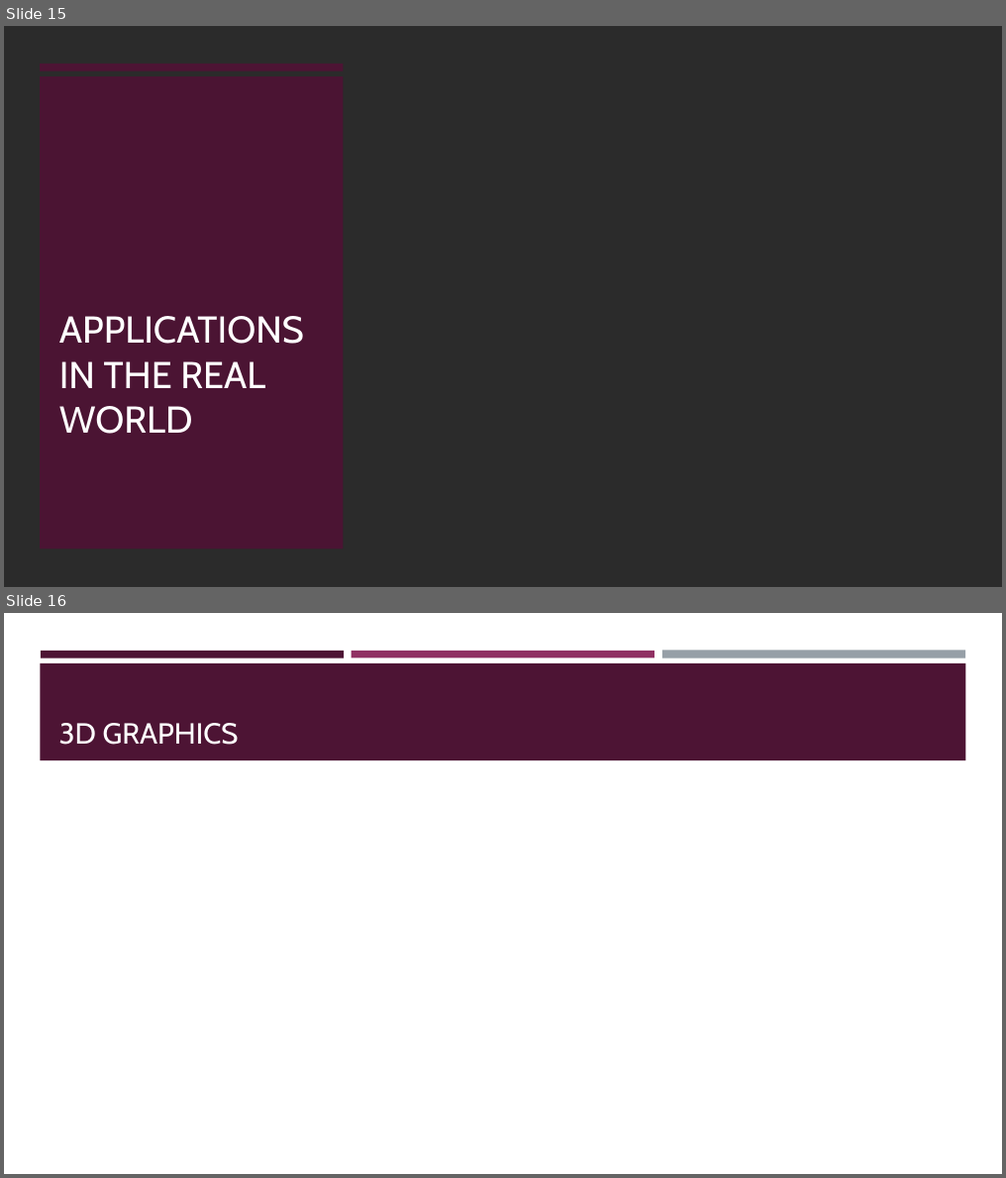
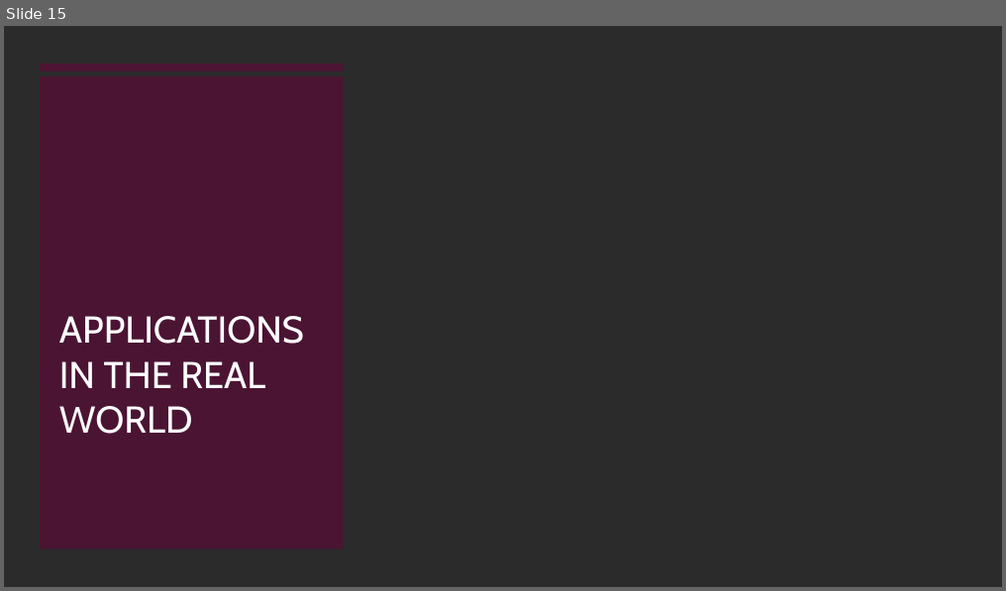
Before and after one commit to eoiniritium/jateb-course-work, a slide deck: presentation.pptx. Shown one above the other, each under a label of ours: slides 15 and 16 before the commit, slide 15 after it. The pictures are 1006x1178 and 1006x591 pixels, drawn with LibreOffice and Linux fonts; fonts in the diff are those of the drawing; background and template pictures are left out; a plain dark background stands for a picture behind light text. Boxes give left, top, right and bottom in pixels: in the first picture for what was removed or moved away, otherwise in the second. Text is boxed around its words. In the diff, an @@ line names an element or a change of style, - is before the commit and + after.

```diff
--- a/presentation.pptx
+++ b/presentation.pptx
@@ slide 16 removed at box(4, 613, 1002, 1174), background #FFFFFF @@
@@ rectangle removed at box(40, 663, 966, 761) @@
@@ rectangle removed at box(41, 651, 344, 658) @@
@@ rectangle removed at box(351, 651, 654, 658) @@
@@ rectangle removed at box(662, 651, 965, 659) @@
@@ title removed at box(59, 723, 239, 745) @@
-3D GRAPHICS
```
Also in this commit, not shown: 3 slides changed, 2 slides added.
